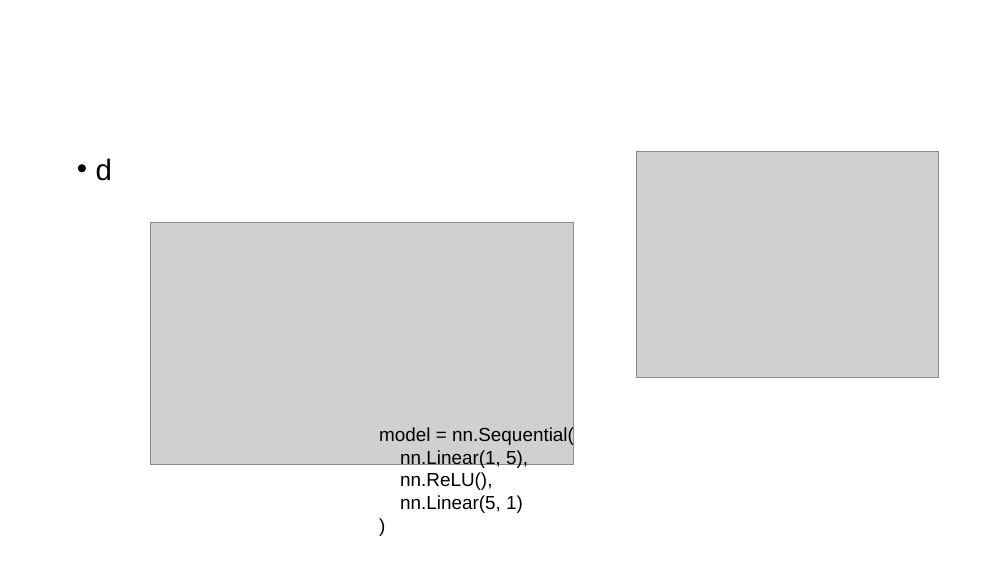
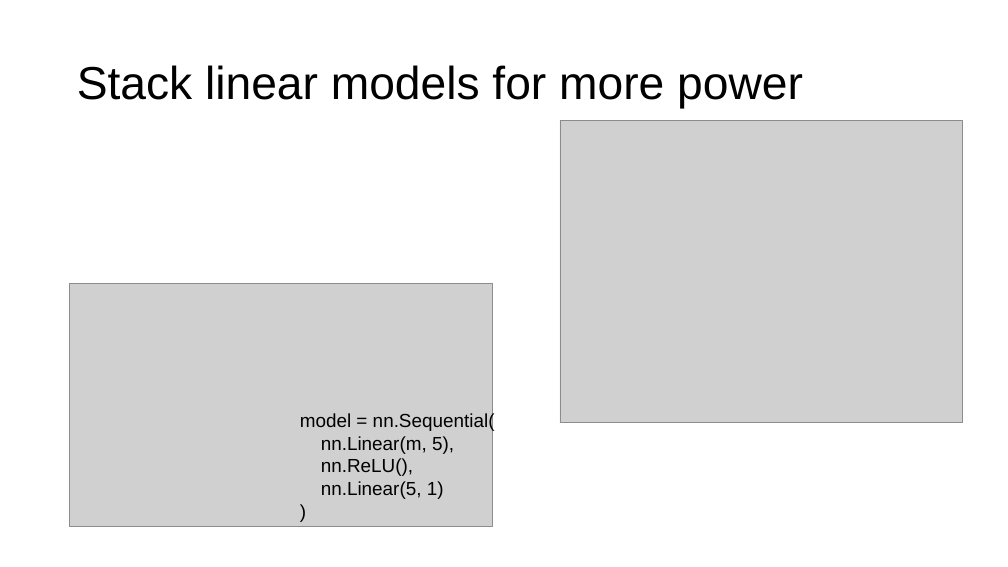
Before and after one commit to parrt/fundamentals-of-deep-learning, a slide deck: slide 15 of lectures/intro.pptx (slide 13 before the commit). Drawn at 1008x567 pixels with LibreOffice and Linux fonts; fonts in the diff are those of the drawing; grey boxes stand for pictures; background and template pictures are left out. Boxes give left, top, right and bottom in pixels: in the first picture for what was removed or moved away, otherwise in the second. Text is boxed around its words. In the diff, an @@ line names an element or a change of style, - is before the commit and + after.

```diff
--- a/lectures/intro.pptx
+++ b/lectures/intro.pptx
@@ title added at (77, 65, 803, 109), 44 pt, text #000000 @@
+Stack linear models for more power
@@ picture: place and size @@
-picture at (637, 151, 939, 378)
+picture at (560, 121, 963, 423)
@@ text removed at (77, 158, 112, 181) @@
-• d
@@ picture: place and size @@
-picture at (150, 222, 574, 465)
+picture at (70, 284, 493, 526)
@@ text "model = nn.Sequential(": place and size @@
-text "model = nn.Sequential(" at (379, 426, 574, 513)
+text "model = nn.Sequential(" at (300, 412, 495, 499)
@@ text at (321, 436, 454, 454): text changed @@
-nn.Linear(1, 5),
+nn.Linear(m, 5),
```
Also in this commit, not shown: 12 other slides changed, 7 slides added, 4 slides removed, 8 other files.
